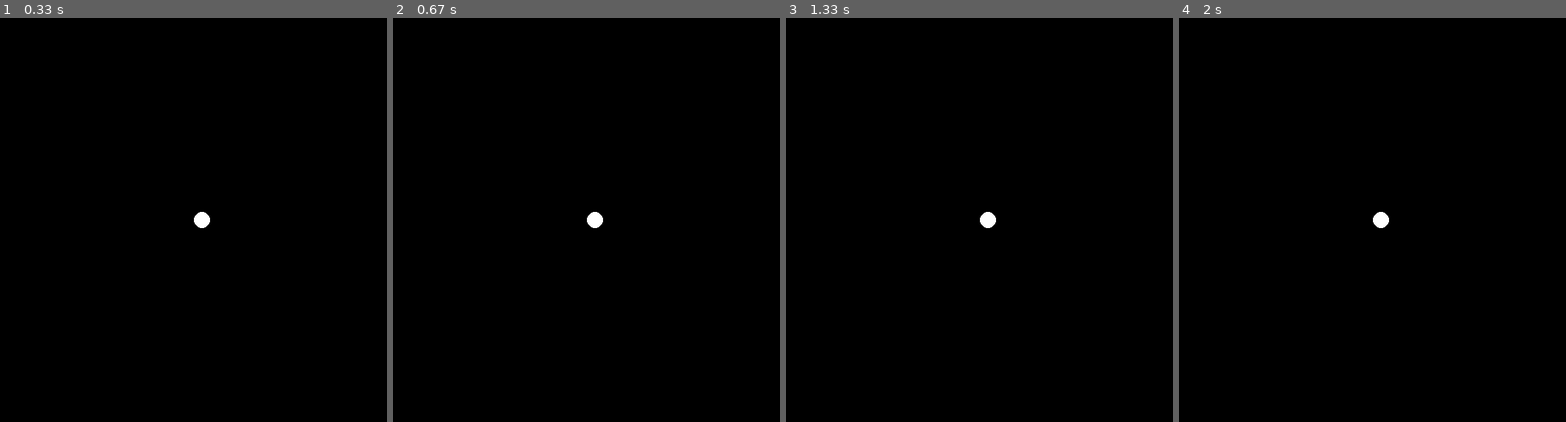
Above: before the commit, frames 1-4 (left to right).
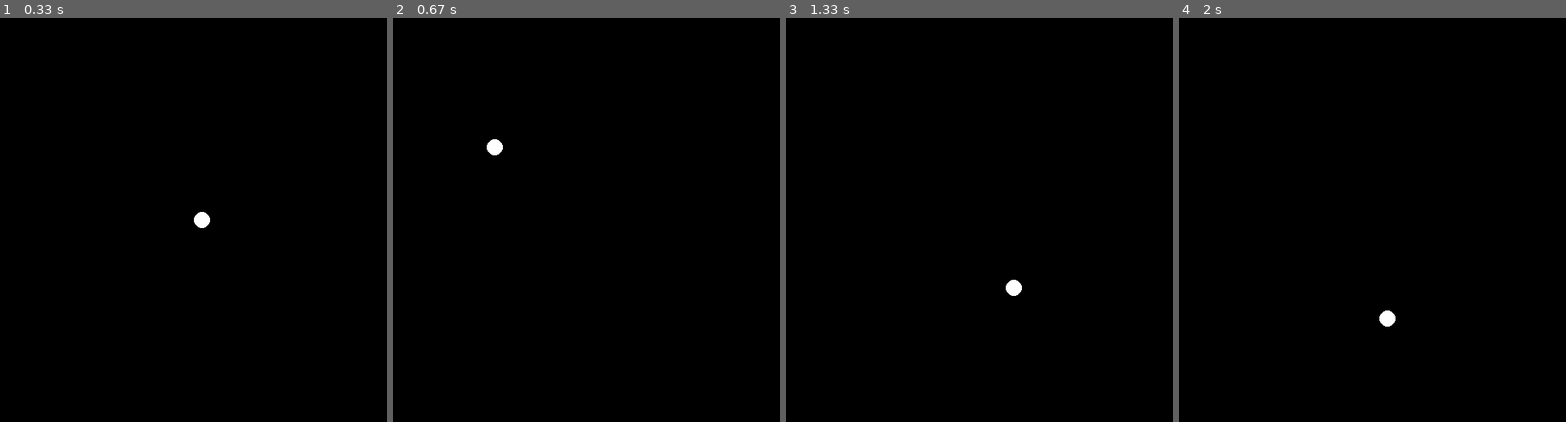
Above: after the commit, the same moments.

Repository: myhotchoc/Space-Simulator
Game: pygame game, started from Pygame Environmetnt.py
Same seed, same stepped clock (60 frames per second), same inputs: the game is played once before the commit and once after it.
Inputs (mouse positions are in pixels of both pictures, inside the frame that each line leads up to):
- Up to frame 1 (0.33 s): no input
- Up to frame 2 (0.67 s): press the mouse at (598, 248) at 0.37 s; move the mouse to (547, 236) at 0.47 s; release the mouse at (497, 224) at 0.6 s
- Up to frame 3 (1.33 s): press the mouse at (991, 248) at 0.7 s; move the mouse to (1018, 163) at 0.8 s; release the mouse at (1045, 78) at 0.93 s; press the mouse at (991, 248) at 1.03 s; move the mouse to (991, 163) at 1.13 s; release the mouse at (994, 82) at 1.27 s
- Up to frame 4 (2 s): press the mouse at (1384, 248) at 1.37 s; move the mouse to (1384, 256) at 1.47 s; release the mouse at (1387, 264) at 1.6 s; press the mouse at (1384, 248) at 1.7 s; move the mouse to (1434, 264) at 1.8 s; release the mouse at (1484, 284) at 1.93 s

Frame 1 is identical in both runs. In frame 2, 0.3% of the frame differs, in the area x 24-55%, y 30-52%; in frame 3, 0.3%; in frame 4, 0.3%.

Commit message:
Update Pygame Environmetnt.py
Added mouse click for new random position

Diff:
--- a/Pygame Environmetnt.py
+++ b/Pygame Environmetnt.py
@@ -2,9 +2,11 @@
 """
 Created on Sun Jun  7 15:32:45 2020
 
-@author: Danny and Jenni
+@author: Danny
 """
+
 import pygame
+import random
 
 # Defining colours
 BLACK = (0, 0, 0)
@@ -20,6 +22,7 @@
 
 # Defining centre of screen
 centre = (int(win_size[0]/2), int(win_size[1]/2))
+pos = centre
 
 #Initialise window
 pygame.init()
@@ -33,12 +36,16 @@
     # Gets list of all events
     for item in pygame.event.get():
         ## Quits loop if close button pressed
+
         if item.type == pygame.QUIT:
             game_loop = False
 
+        if item.type == pygame.MOUSEBUTTONUP:
+            pos = (random.randint(0, win_size[0]), random.randint(0, win_size[1]))
+
     # Black background, white circle in centre
     screen.fill(BLACK)
-    pygame.draw.circle(screen, WHITE, centre, 10)
+    circle1 = pygame.draw.circle(screen, WHITE, pos, 10)
 
     # Update Screen, set framerate
     pygame.display.flip()
